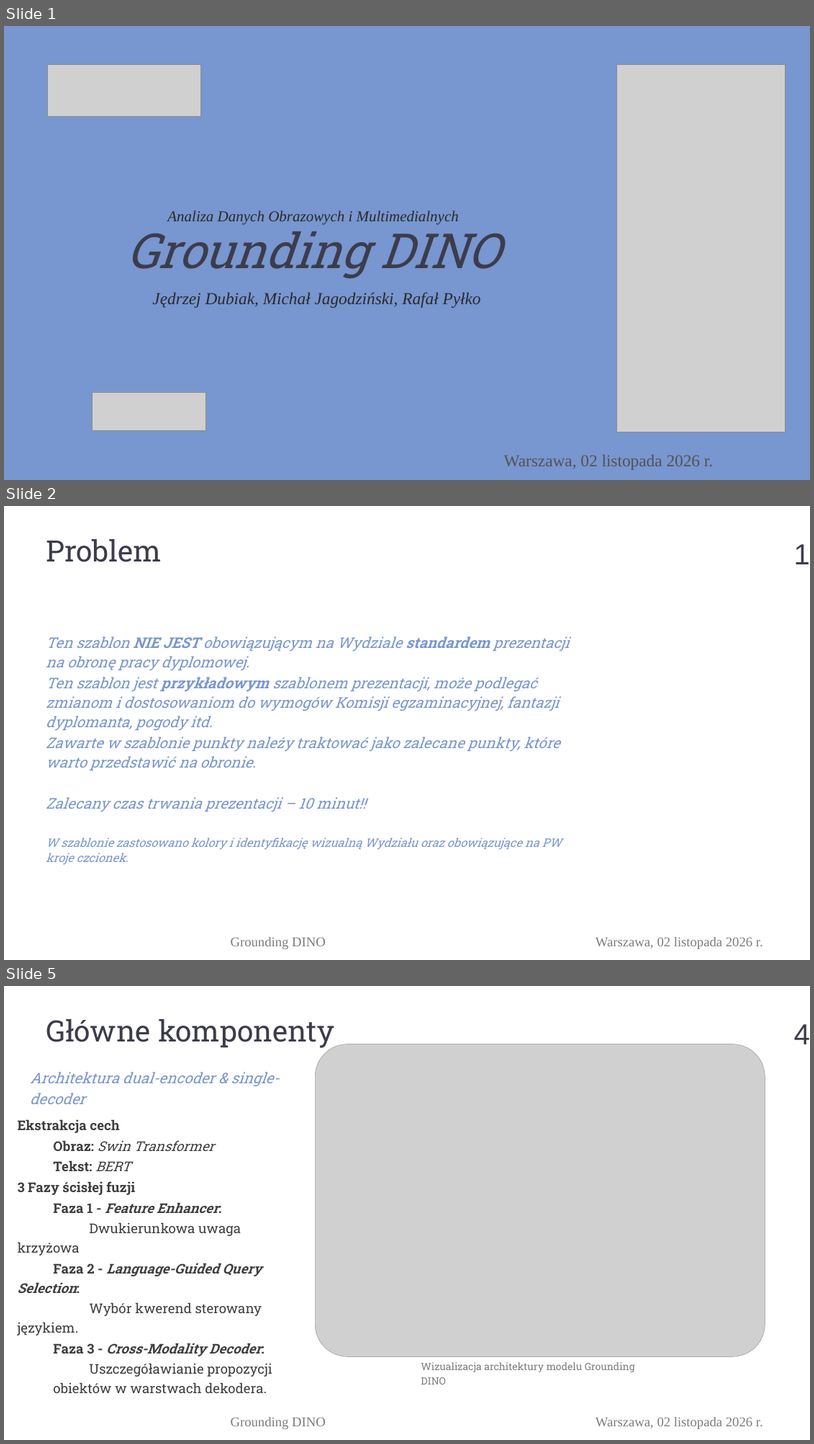
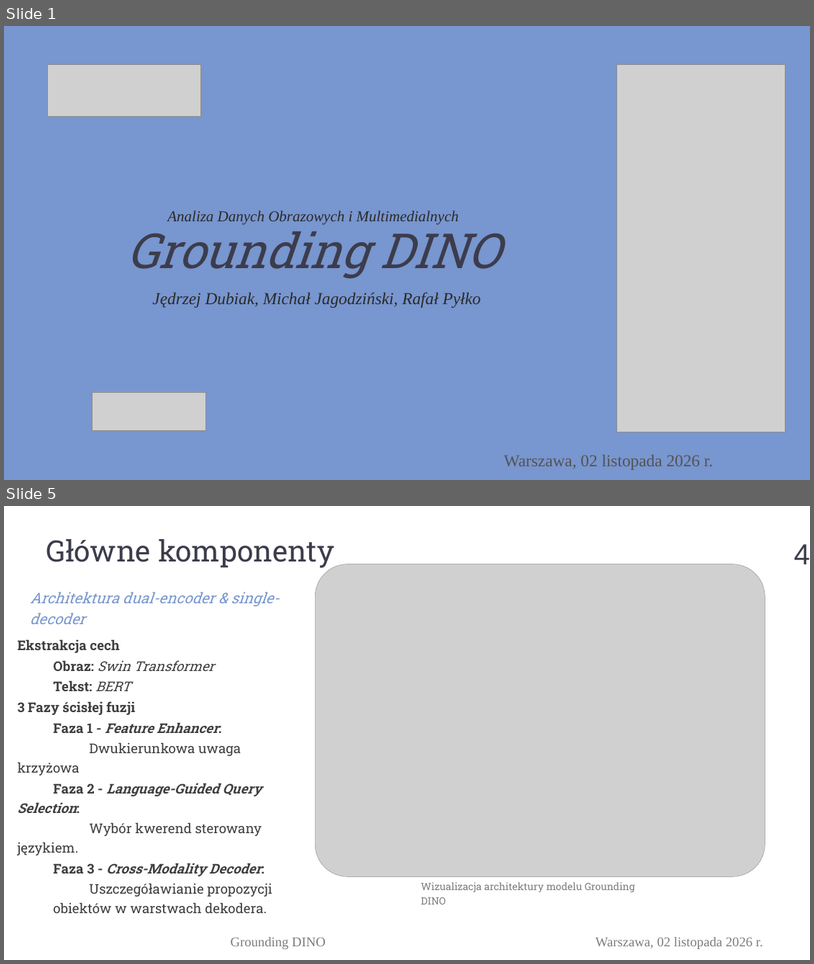
Before and after one commit to PylkoR/GroundingDINO_reproduction, a slide deck: presentations/Prezentacja_ADOM.pptx. Shown one above the other, each under a label of ours: slides 1, 2 and 5 before the commit, slides 1 and 5 after it; the slides between them are not shown. The pictures are 814x1444 and 814x964 pixels, drawn with LibreOffice and Linux fonts; fonts in the diff are those of the drawing; grey boxes stand for pictures; background and template pictures are left out. Boxes give left, top, right and bottom in pixels: in the first picture for what was removed or moved away, otherwise in the second. Text is boxed around its words. In the diff, an @@ line names an element or a change of style, - is before the commit and + after.

```diff
--- a/presentations/Prezentacja_ADOM.pptx
+++ b/presentations/Prezentacja_ADOM.pptx
@@ slide 2 removed at [4,506,810,960], background #FFFFFF; not listed: 2 template elements that a slide beside it also shows @@
@@ text removed at [46,539,162,562] @@
-Problem
@@ page number removed at [795,544,810,564] @@
-1
@@ text removed at [46,636,569,865] @@
-Ten szablon NIE JEST obowiązującym na Wydziale standardem prezentacji na obronę pracy dyplomowej.
-Ten szablon jest przykładowym szablonem prezentacji, może podlegać zmianom i dostosowaniom do wymogów Komisji egzaminacyjnej, fantazji dyplomanta, pogody itd.
-Zawarte w szablonie punkty należy traktować jako zalecane punkty, które warto przedstawić na obronie.
-Zalecany czas trwania prezentacji – 10 minut!!
-W szablonie zastosowano kolory i identyfikację wizualną Wydziału oraz obowiązujące na PW kroje czcionek.
```
Also in this commit, not shown: 1 slide changed, 2 slides added, 1 other slide removed.
